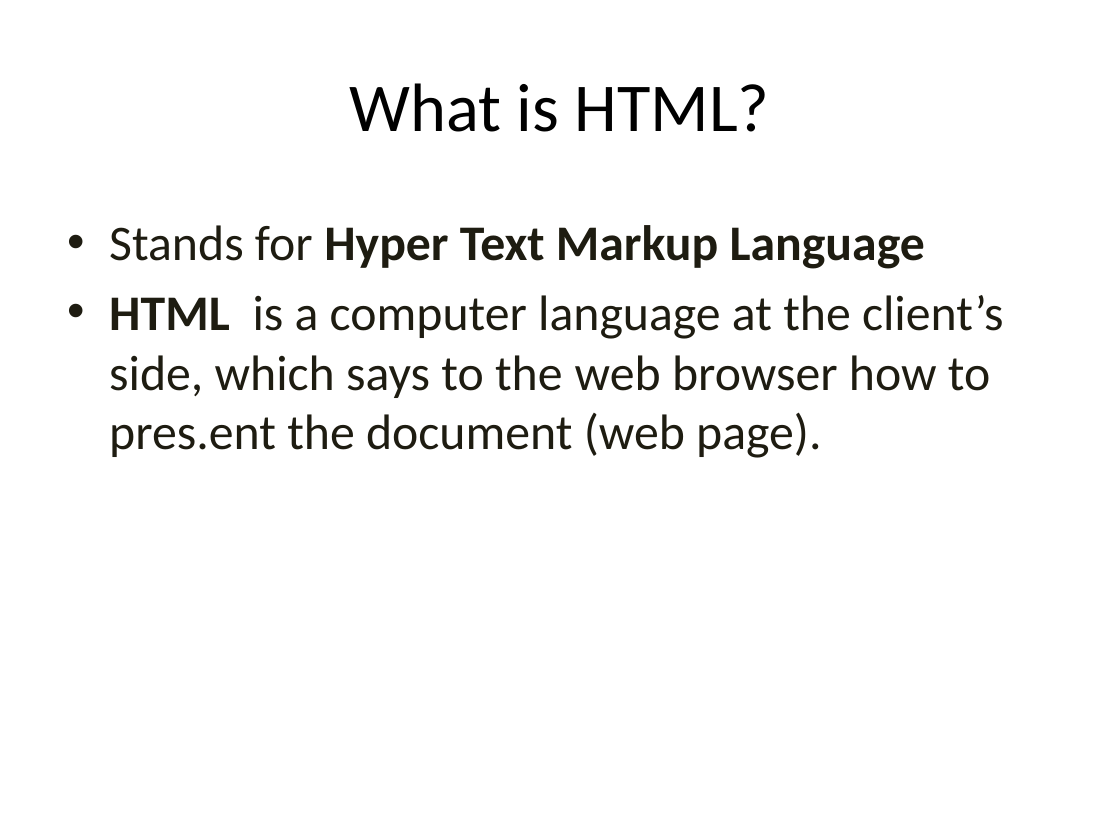
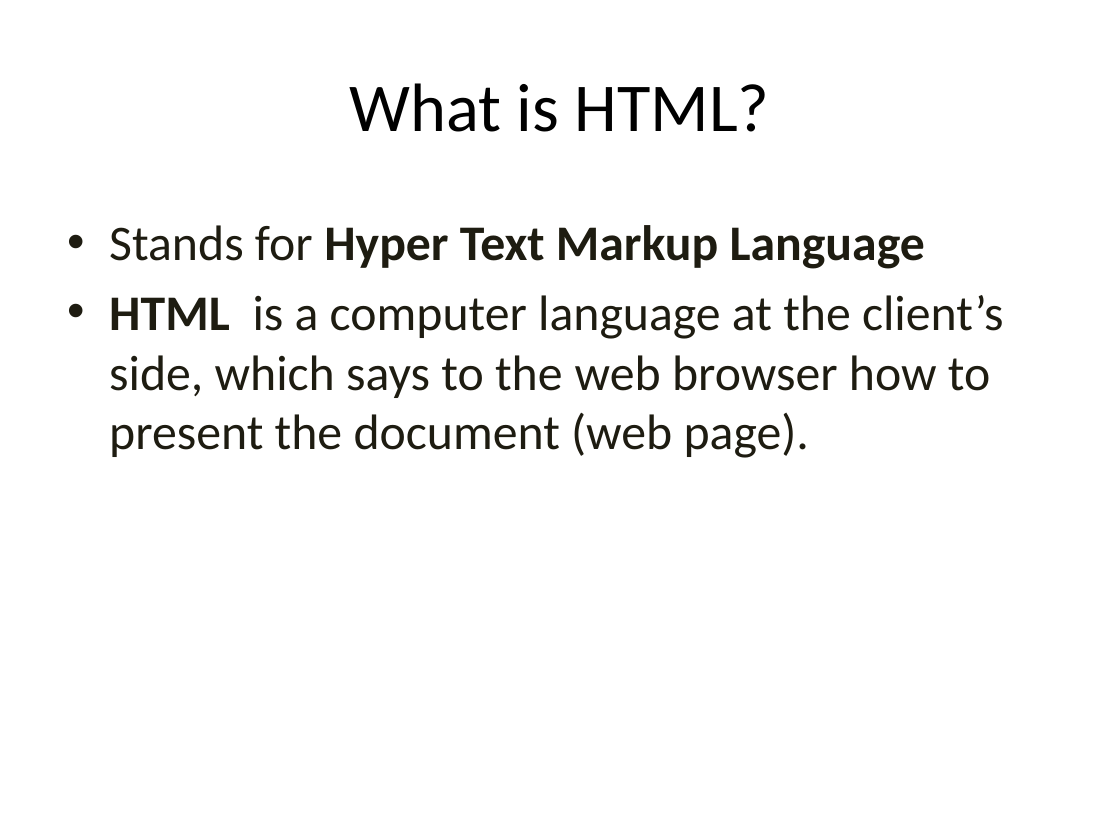
Before and after one commit to mohdjahid/Web-Technology, a slide deck: slide 2 of HTML/HTML Basic 21-11-2015.pptx. Drawn at 1120x840 pixels with LibreOffice and Linux fonts; fonts in the diff are those of the drawing; background and template pictures are left out. Boxes give left, top, right and bottom in pixels: in the first picture for what was removed or moved away, otherwise in the second. Text is boxed around its words. In the diff, an @@ line names an element or a change of style, - is before the commit and + after.

```diff
--- a/HTML/HTML Basic 21-11-2015.pptx
+++ b/HTML/HTML Basic 21-11-2015.pptx
@@ text at [109, 295, 1003, 458]: text changed @@
-• HTML is a computer language at the client’s side, which says to the web browser how to pres.ent the document (web page).
+• HTML is a computer language at the client’s side, which says to the web browser how to present the document (web page).
```
Also in this commit, not shown: 6 other files.
